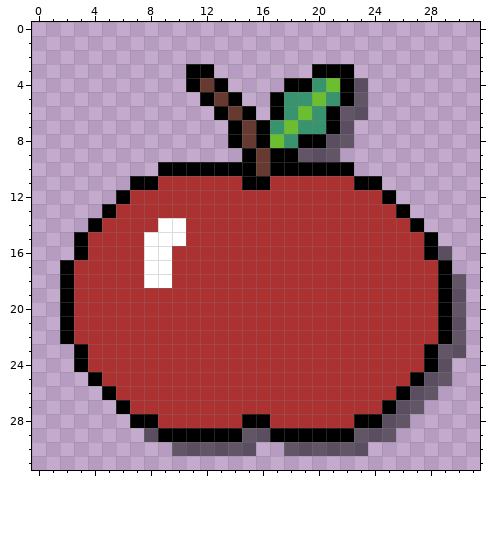
File history of a pixel-art file, art/apple22x22.aseprite. Above is the file before it was changed.
32x32 pixels, 1 frame.
And afterwards:
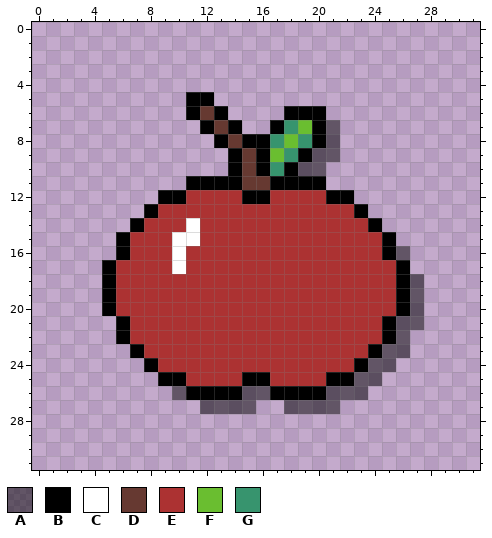
Palette (. is transparent): A #00000080  B #000000  C #ffffff  D #663931  E #ac3232  F #6abe30  G #37946e
The edit:
Changed rows in their new state; - is an unchanged pixel.
Layers "Outline", "Fill", "Shadows":
first column x 2:
 3 ---------..-------...--------
 4 ---------...----......-------
 5 ---------B-..--.......-------
 6 ---------BD-..-.BBB...-------
 7 ----------BD-..BGFBA.--------
 8 -----------BDB-GFG--.--------
 9 ------------BDBFGB-----------
10 -------.....-DBG-AA..--------
11 -----....BBBBDDBBBB....------
12 ----...BB----BB----BB...-----
13 ---...B--------------B...----
14 --...B-EEC------------B...---
15 -...B-EE-C-------------B...--
16 -...B-EEC--------------BA...-
17 ...B--EEC---------------B...-
18 ...B--EE----------------BA...
19 ...B--------------------BA...
20 ...B--------------------BA...
21 ....B------------------BAA...
22 ....B------------------BA....
23 -....B----------------BAA....
24 -.....B--------------BAA....-
25 --.....BB----BB----BBAA.....-
26 ---.....ABBBBAABBBBAAA.....--
27 ----......AAAA..AAAA......---
28 -----....................----
29 ------..................-----
30 --------......--......-------
